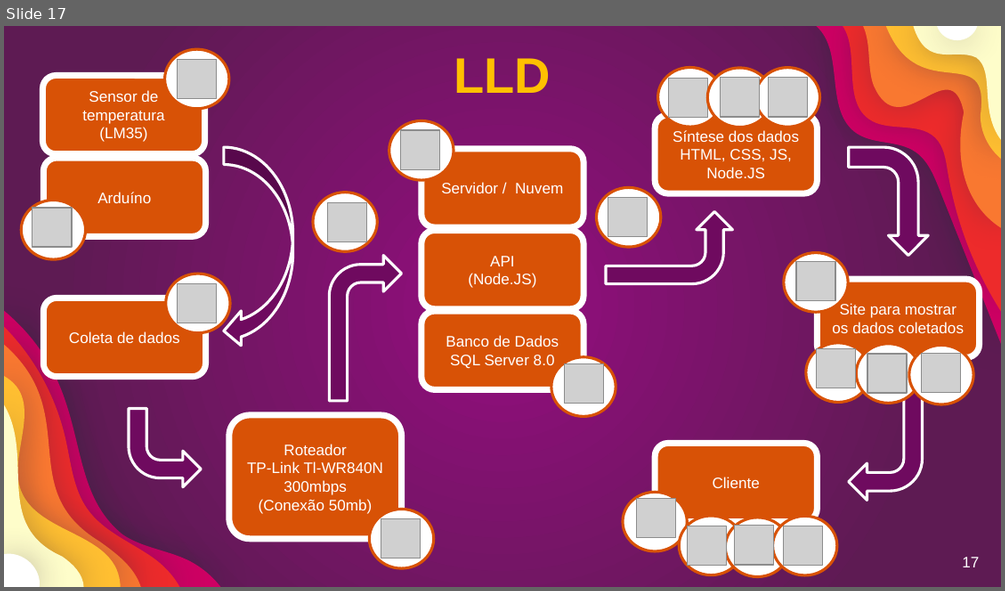
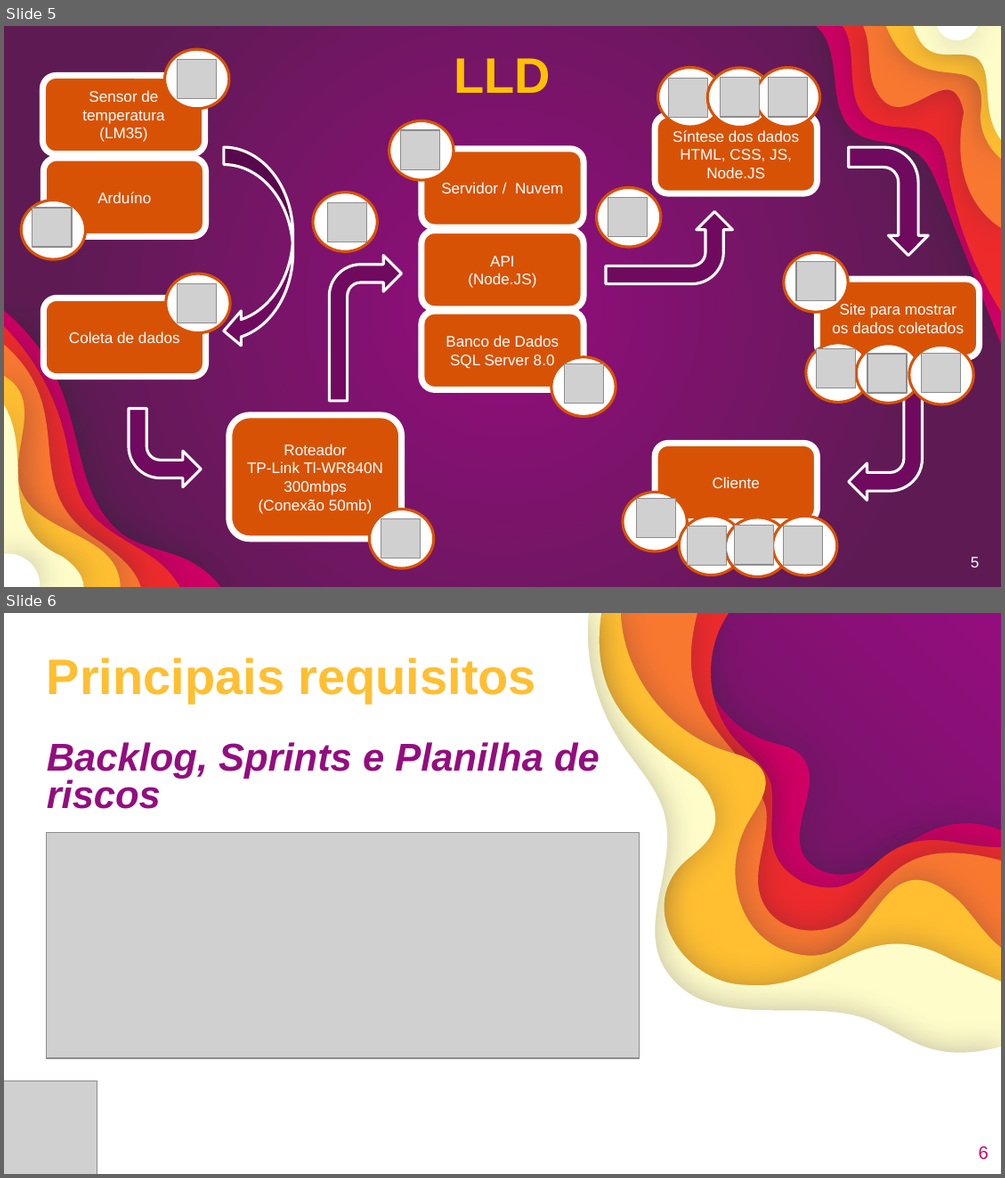
Before and after one commit to GustavoQuaresma/TECCHICKEN-DOCUMENTACAO, a slide deck: SPRINT2/slide pi.pptx. Shown one above the other, each under a label of ours: slide 17 before the commit, slides 5 and 6 after it. The pictures are 1005x591 and 1005x1178 pixels, drawn with LibreOffice and Linux fonts; fonts in the diff are those of the drawing; grey boxes stand for pictures. Boxes give left, top, right and bottom in pixels: in the first picture for what was removed or moved away, otherwise in the second. Text is boxed around its words. In the diff, an @@ line names an element or a change of style, - is before the commit and + after.

```diff
--- a/SPRINT2/slide pi.pptx
+++ b/SPRINT2/slide pi.pptx
@@ slide 6 added at (4, 613, 1001, 1174), background gradient #940D7F to #5E1B53 @@
@@ group added at (4, 613, 1001, 1174): 6 freeform shapes @@
@@ title added at (47, 657, 599, 809), 28 pt, text #940D7F, bold, italic @@
+Principais requisitos
+Backlog, Sprints e Planilha de riscos
@@ picture added at (47, 832, 640, 1059) @@
@@ picture added at (4, 1080, 97, 1174) @@
@@ page number added at (979, 1146, 988, 1159), 13 pt, text #CE0063 @@
+6
@@ what was slide 17 is now slide 5 @@
@@ page number at (971, 556, 979, 567): text changed @@
-17
+5
```
Also in this commit, not shown: 4 slides changed, 6 other slides added, 11 slides removed, 2 other files.
